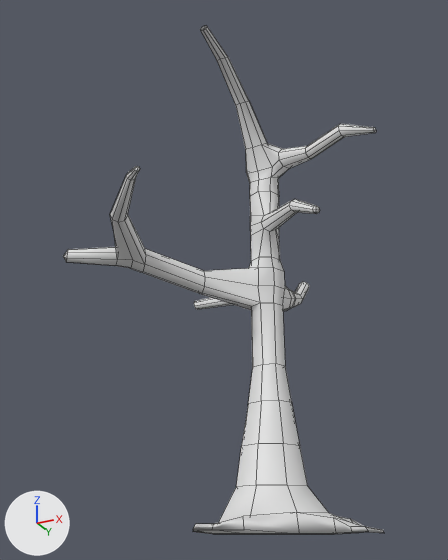
Before and after pictures for a commit that changed the FBX model Assets/Models/Tree_1/Tree_1.fbx.
Before and after are seen from a 50 mm lens placed at (0.0458, -0.1111, 0.0006), pointed at (-0.0059, -0.0079, 0.047). The lights are fixed; the arrows at lower left show +X, +Y and +Z. The older version comes first. Mesh edges are drawn as thin lines. Where no turn or scale is listed for an object, it has been applied to the vertices.

The older version as bpy lines, for what is in view:
```python
me_mesh = bpy.data.meshes.new('Mesh')
me_mesh.from_pydata(...)  # 375 vertices, 379 faces; spans x -0.0323..0.0266, y -0.0397..0.0295, z 0.0..0.0883
me_mesh.materials.append(mat_openpbr_shader1)  # white #e7e7e7
ob_treetrunk = bpy.data.objects.new('TreeTrunk', me_mesh)
ob_treetrunk.location = (0.0, 0.0, 0.0)
```
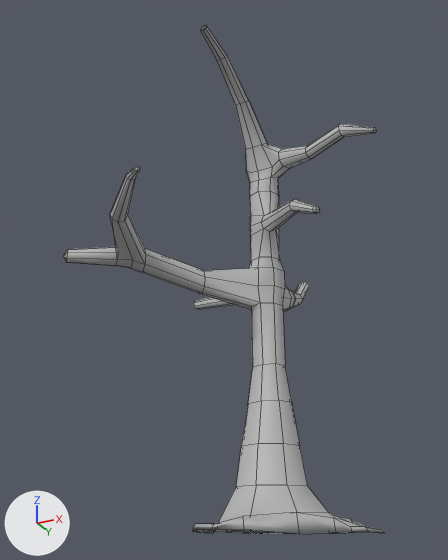
Location of each change, [x1, y1, x2, y2] in pixels of the pictures (448 x 560 px):
part 1 of me_mesh, deleted
    before: [197, 530, 378, 534]
part 2 of me_mesh, recoloured (white to grey)
    both: [63, 26, 384, 534]

The change in detail:
Material 'tree1_mat' (mat_tree1_mat) is new.
Its base color is (0.5, 0.5, 0.5) (grey #bcbcbc).
Its roughness is 0.553.
me_mesh is used by ob_treetrunk; location (0.0, 0.0, 0.0).
me_mesh had 375 vertices, 379 faces and spanned x -0.0323..0.0266, y -0.0397..0.0295, z 0.0..0.0883.
me_mesh now has 370 vertices, 360 faces and spans x -0.0323..0.0266, y -0.0397..0.0295, z 0.0..0.0883.
Part 1, on me_mesh:
5 vertices are removed from x -0.0113..0.0155, y -0.0113..0.0, z 0.0..0.0003.
19 faces are deleted.
me_mesh part 2: 360 faces spanning x -0.0323..0.0266, y -0.0397..0.0295, z 0.0..0.0883 switch from mat_openpbr_shader1 (white #e7e7e7) to mat_tree1_mat (grey #bcbcbc).
